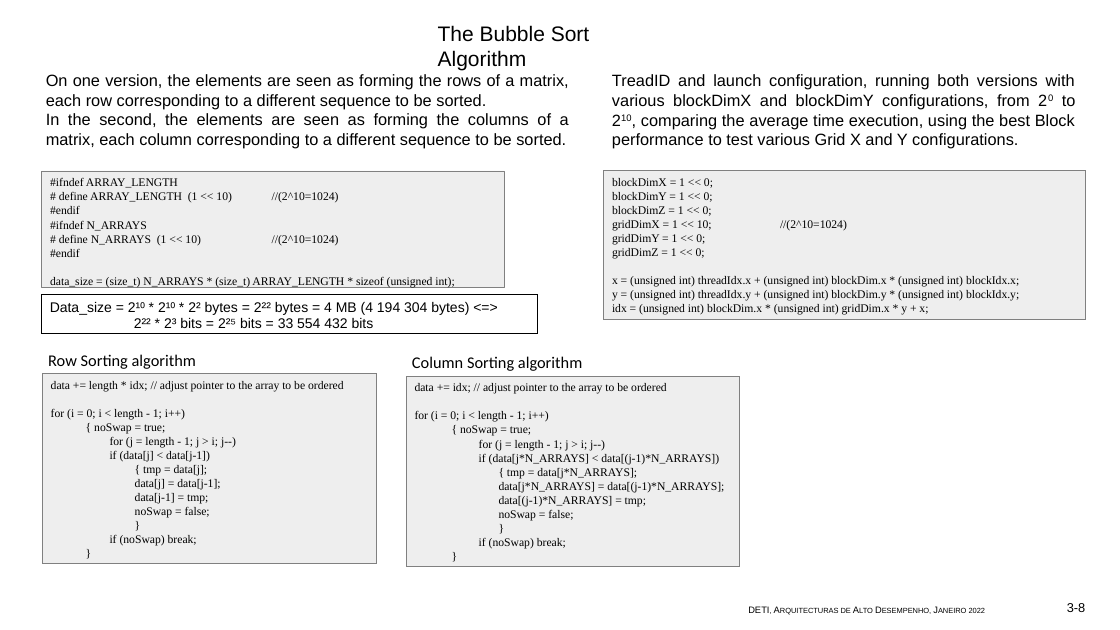
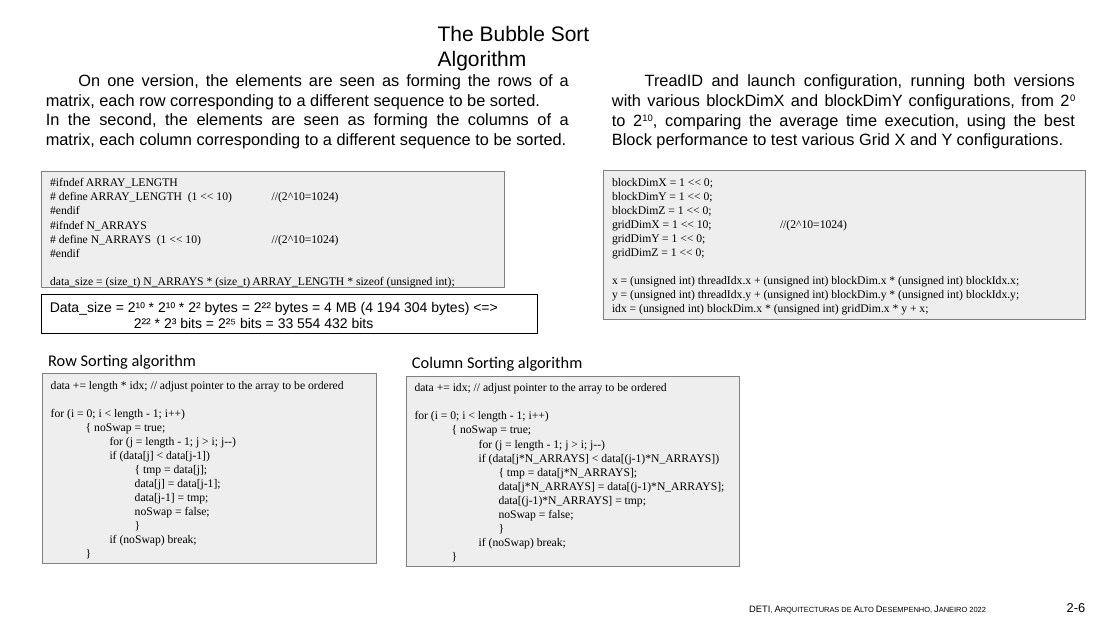
Before and after one commit to Pinto1088/AAD_2022, a slide deck: slide 3 of Assignment2/Apresentação2.pptx. Drawn at 1120x630 pixels with LibreOffice and Linux fonts; fonts in the diff are those of the drawing. Boxes give left, top, right and bottom in pixels: in the first picture for what was removed or moved away, otherwise in the second. Text is boxed around its words. In the diff, an @@ line names an element or a change of style, - is before the commit and + after.

```diff
--- a/Assignment2/Apresentação2.pptx
+++ b/Assignment2/Apresentação2.pptx
@@ text at <box>46,74,569,110</box>: indent changed @@
@@ text "TreadID and launch configuration, running ..." at <box>612,74,1075,149</box>: indent changed @@
@@ text at <box>1067,603,1086,612</box>: text changed @@
-3-8
+2-6
```
Also in this commit, not shown: 4 other slides changed, 2 slides added, 3 slides removed.
